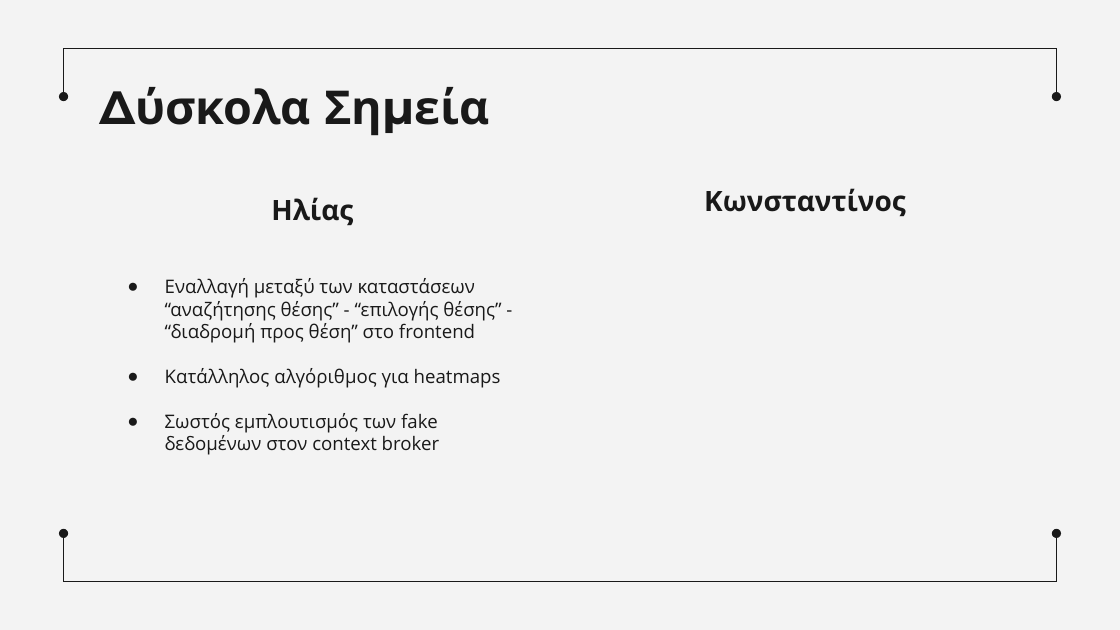
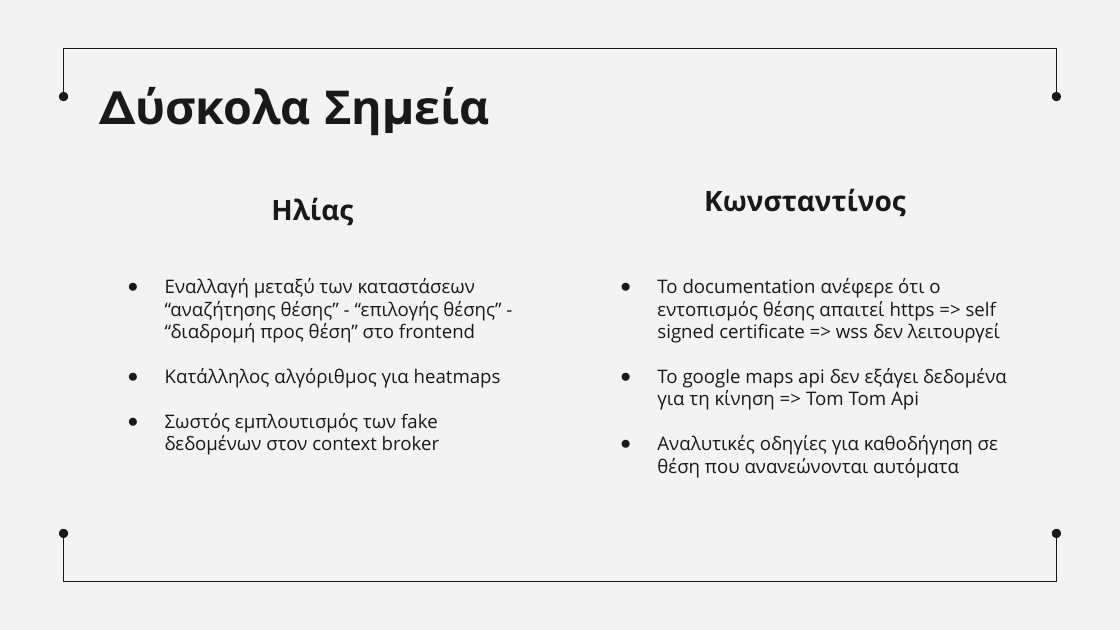
Before and after one commit to StavropoulosK/Internet-of-Things--Smart-City-Parking--Mqtt--Websockets--Grafana--Influxdb, a slide deck: slide 14 of Presentations/Final/Smart City Parking Final.pptx. Drawn at 1120x630 pixels with LibreOffice and Linux fonts; fonts in the diff are those of the drawing. Boxes give left, top, right and bottom in pixels: in the first picture for what was removed or moved away, otherwise in the second. Text is boxed around its words. In the diff, an @@ line names an element or a change of style, - is before the commit and + after.

Commit message:
update presentation

```diff
--- a/Presentations/Final/Smart City Parking Final.pptx
+++ b/Presentations/Final/Smart City Parking Final.pptx
@@ text added at (657,278,1007,478), 12 pt, text #191919 @@
+● Το documentation ανέφερε ότι ο εντοπισμός θέσης απαιτεί https => self signed certificate => wss δεν λειτουργεί
+● To google maps api δεν εξάγει δεδομένα για τη κίνηση => Tom Tom Api
+● Αναλυτικές οδηγίες για καθοδήγηση σε θέση που ανανεώνονται αυτόματα
```
Also in this commit, not shown: 2 other slides changed, 1 slide added, 1 slide removed, 1 other file.
